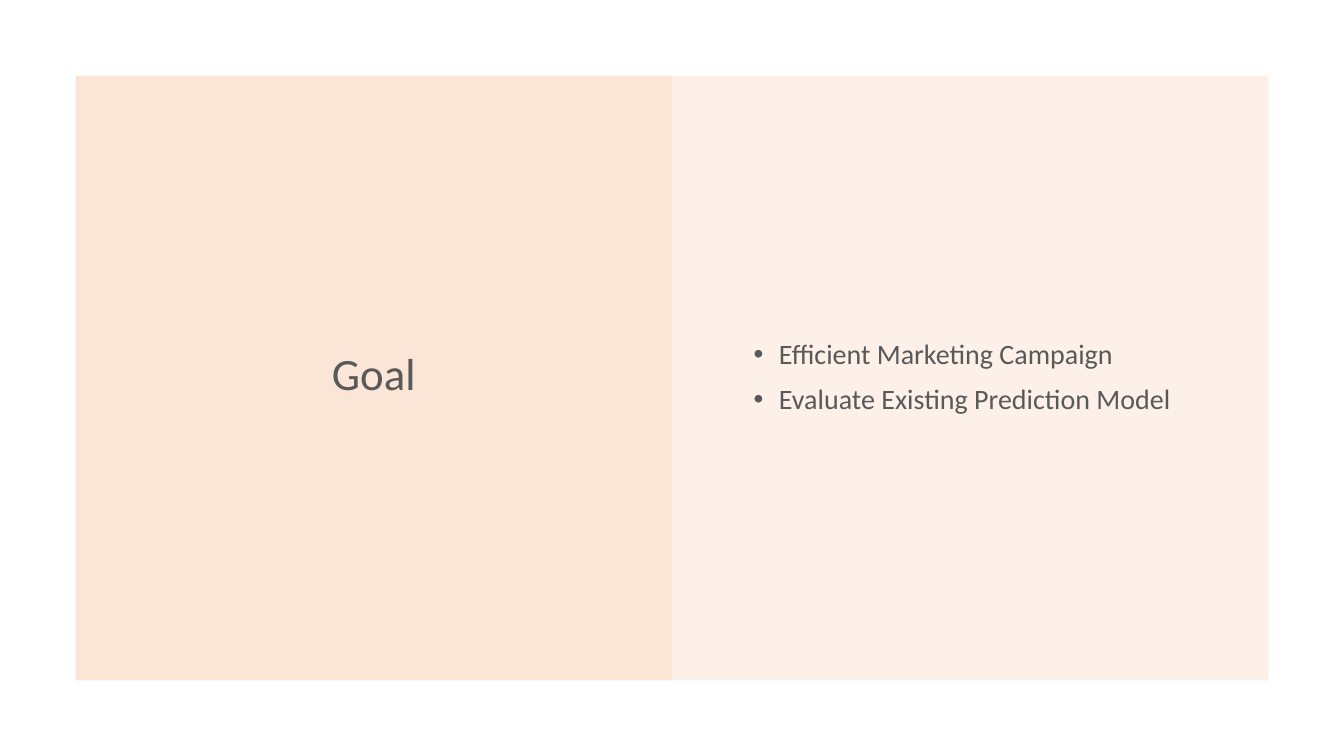
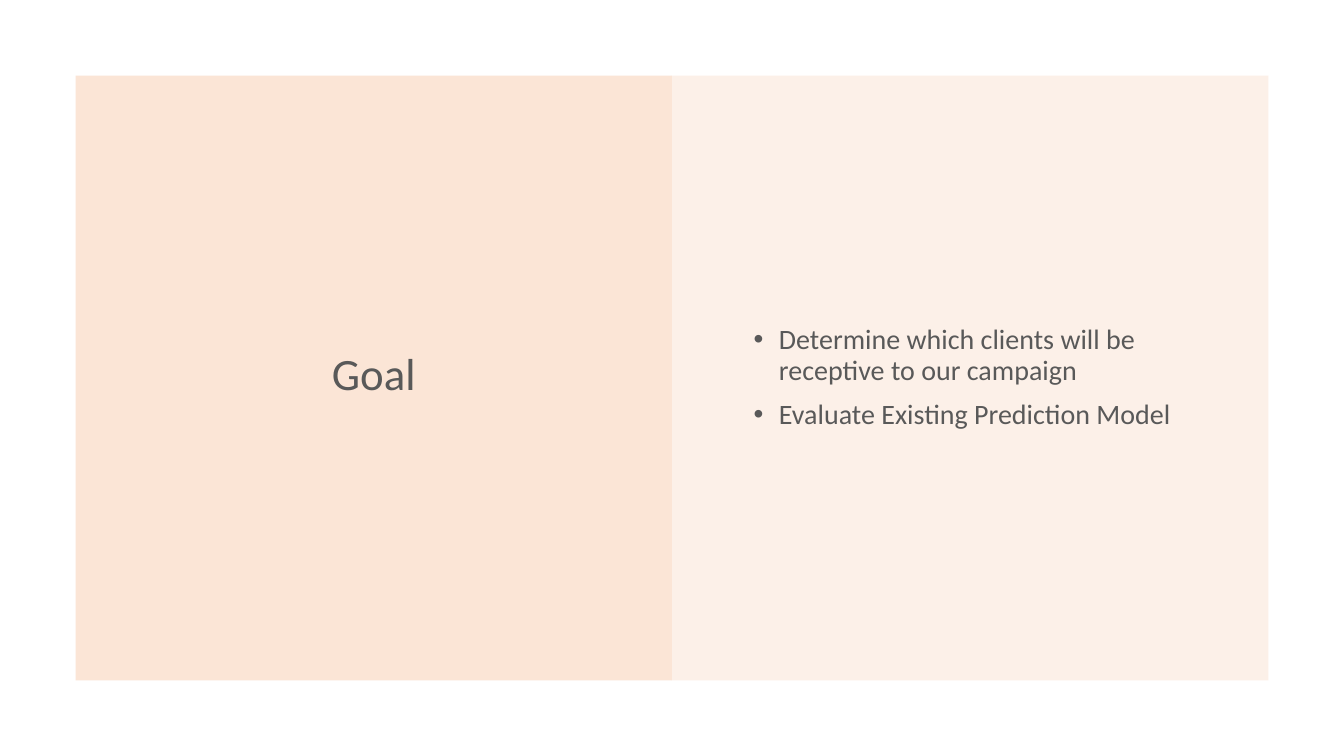
Before and after one commit to AustinLim94/Bank-Marketing-Data, a slide deck: slide 2 of Predicting with Bank Marketing Data.pptx. Drawn at 1344x756 pixels with LibreOffice and Linux fonts; fonts in the diff are those of the drawing. Boxes give left, top, right and bottom in pixels: in the first picture for what was removed or moved away, otherwise in the second. Text is boxed around its words. In the diff, an @@ line names an element or a change of style, - is before the commit and + after.

```diff
--- a/Predicting with Bank Marketing Data.pptx
+++ b/Predicting with Bank Marketing Data.pptx
@@ text at (779,329,1135,385): text changed @@
-• Efficient Marketing Campaign
+• Determine which clients will be receptive to our campaign
```
